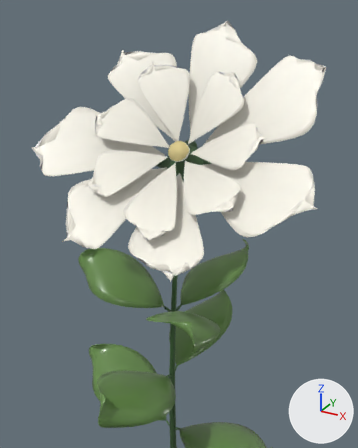
What one commit did to the glTF model www/models/flowers/gardenia-fine-v2.glb.
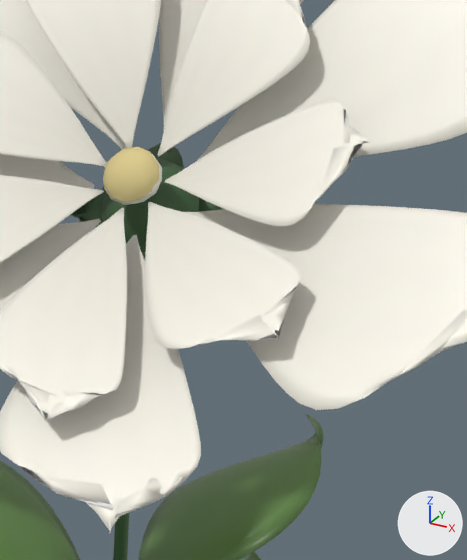
Each version is shown whole from a 50 mm lens placed at (0.775, -1.366, 1.871), pointed at (0.078, -0.098, 1.237), then close up on the part from 36% to 84% of the width and 19% to 65% of the height. The axes (+X, +Y, +Z) are drawn at lower right. The lights are the same throughout. The older version's two pictures come first. Vertices at exactly the same position are counted once.

The first close-up shows 'gardenia-fine-v2-center', 'gardenia-fine-v2-leaf', 'gardenia-fine-v2-petal', 'gardenia-fine-v2-stem'.
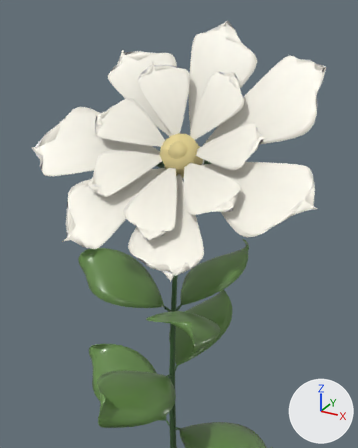
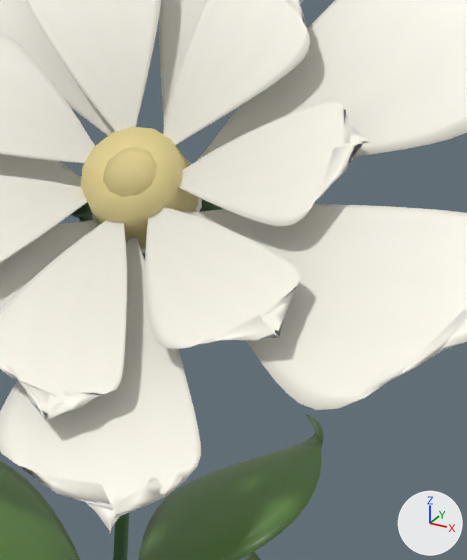
The change in detail:
me_gardenia_fine_v2_petal is used by ob_gardenia_fine_v2_petal; location (0.0, 0.0, 0.0).
me_gardenia_fine_v2_petal had 5992 vertices, 11924 faces and spanned x -0.429..0.516, y -0.363..0.22, z 1.186..1.829.
me_gardenia_fine_v2_petal now has 6108 vertices, 12160 faces and spans x -0.429..0.516, y -0.363..0.22, z 1.186..1.829.
me_gardenia_fine_v2_petal part 1: a new loose piece of 116 vertices spanning x -0.028..0.11, y -0.062..0.05, z 1.366..1.478, in mat_gardenia_petal_001.
me_gardenia_fine_v2_center is used by ob_gardenia_fine_v2_center; location (0.0, 0.0, 0.0).
me_gardenia_fine_v2_center had 63 vertices, 108 faces and spanned x 0.0118..0.0795, y -0.0713..-0.0153, z 1.4283..1.4869.
me_gardenia_fine_v2_center now has 119 vertices, 192 faces and spans x -0.0249..0.1075, y -0.0879..0.0473, z 1.3682..1.5048.
me_gardenia_fine_v2_center part 2: a new loose piece of 56 vertices spanning x -0.0249..0.1075, y -0.0879..0.0473, z 1.3682..1.5048, in mat_gardenia_center_001.

Where the change shows, as pixel boxes (x1, y1, x2, y2) in the close-ups (467 x 560 px):
'gardenia-fine-v2-center', reshaped (109% wider, 120% taller)
    before: (103, 147, 159, 202)
    after: (81, 127, 199, 249)
part 1 of me_gardenia_fine_v2_petal, added (mostly hidden)
    after: (92, 160, 202, 253)
part 2 of me_gardenia_fine_v2_center, added (beige)
    after: (81, 127, 199, 249)
'gardenia-fine-v2-stem', unchanged, covered by the edit
    before: (71, 143, 223, 560)
    after: (71, 199, 223, 560)
